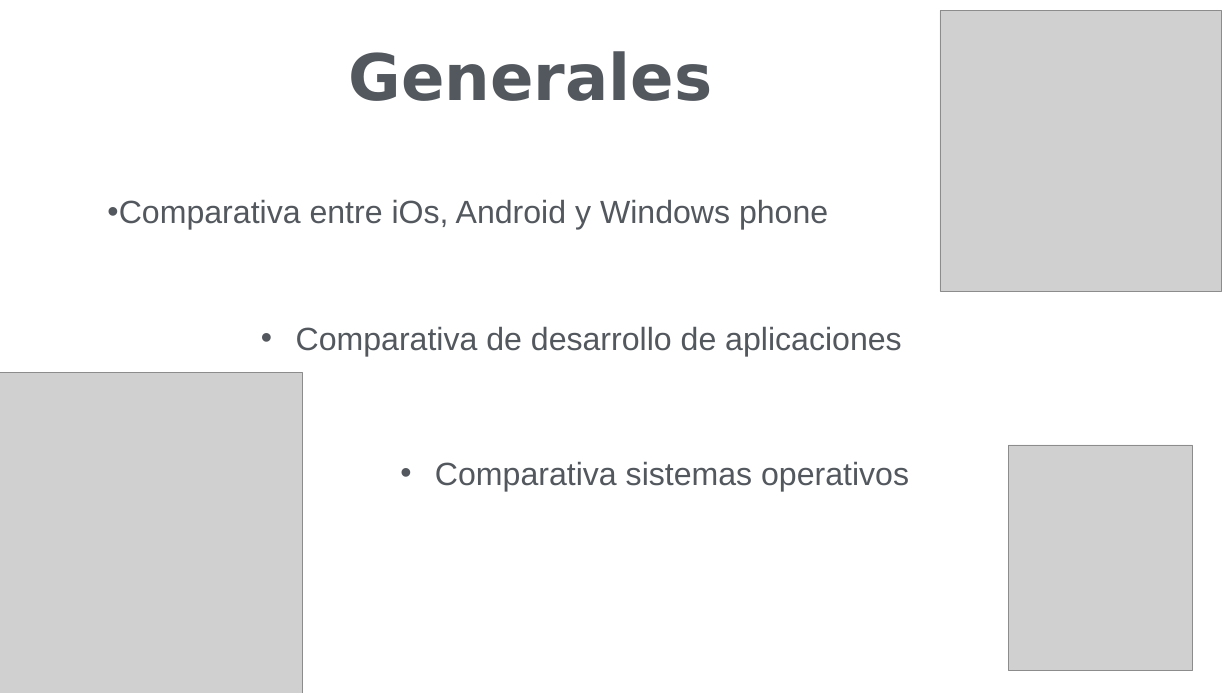
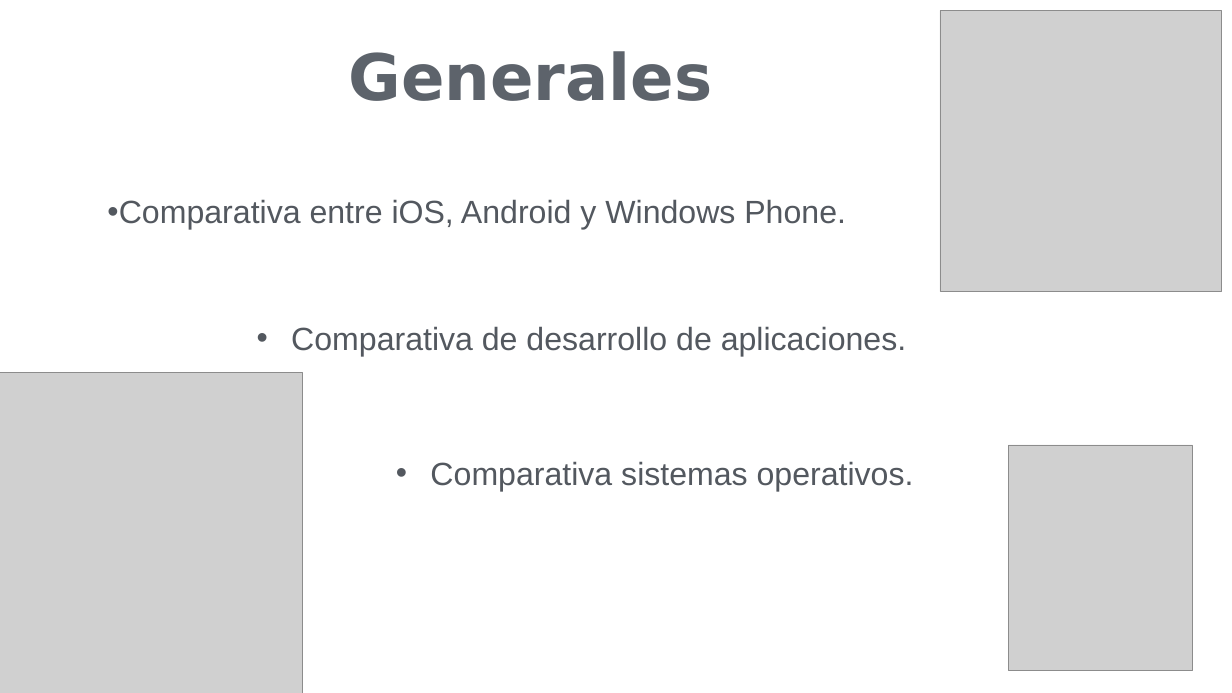
Before and after one commit to Patricia-Sotodosos/TG1, a slide deck: slide 4 of TG1_final.pptx. Drawn at 1232x693 pixels with LibreOffice and Linux fonts; fonts in the diff are those of the drawing; grey boxes stand for pictures. Boxes give left, top, right and bottom in pixels: in the first picture for what was removed or moved away, otherwise in the second. Text is boxed around its words. In the diff, an @@ line names an element or a change of style, - is before the commit and + after.

```diff
--- a/TG1_final.pptx
+++ b/TG1_final.pptx
@@ text at (107, 199, 846, 230): text changed @@
-• Comparativa entre iOs, Android y Windows phone
+• Comparativa entre iOS, Android y Windows Phone.
@@ text at (291, 326, 906, 356): text changed @@
-• Comparativa de desarrollo de aplicaciones
+• Comparativa de desarrollo de aplicaciones.
@@ text at (430, 461, 914, 492): text changed @@
-• Comparativa sistemas operativos
+• Comparativa sistemas operativos.
```
Also in this commit, not shown: 9 other slides changed, 2 slides added, 1 slide removed, 2 other files.
